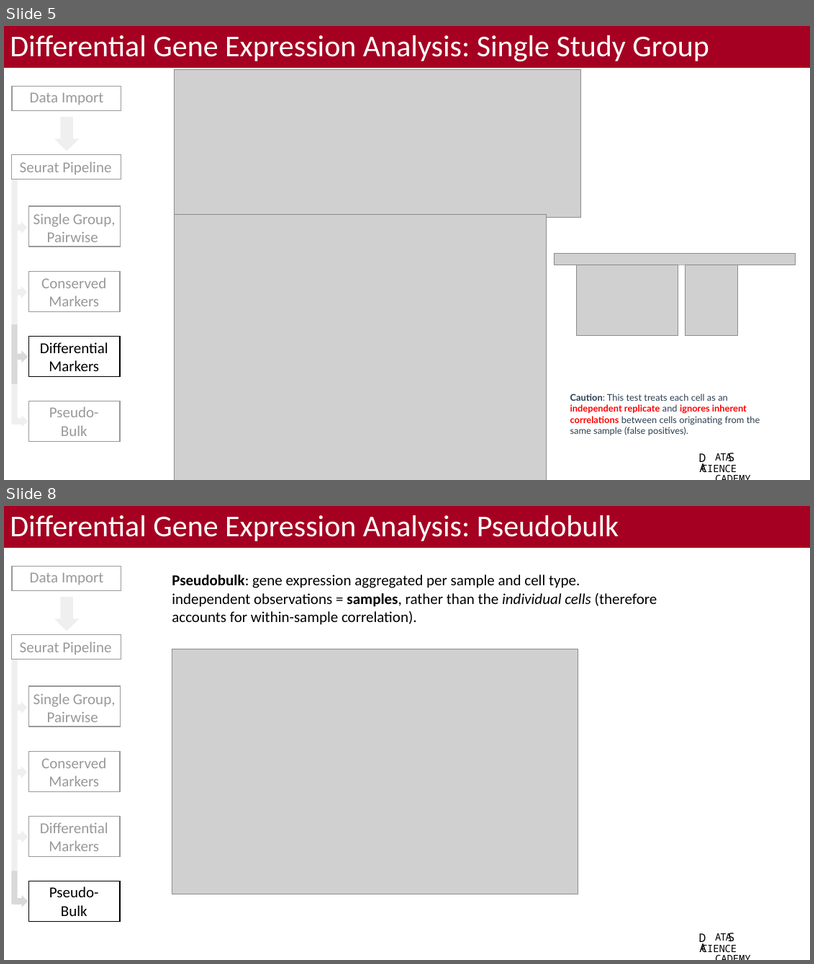
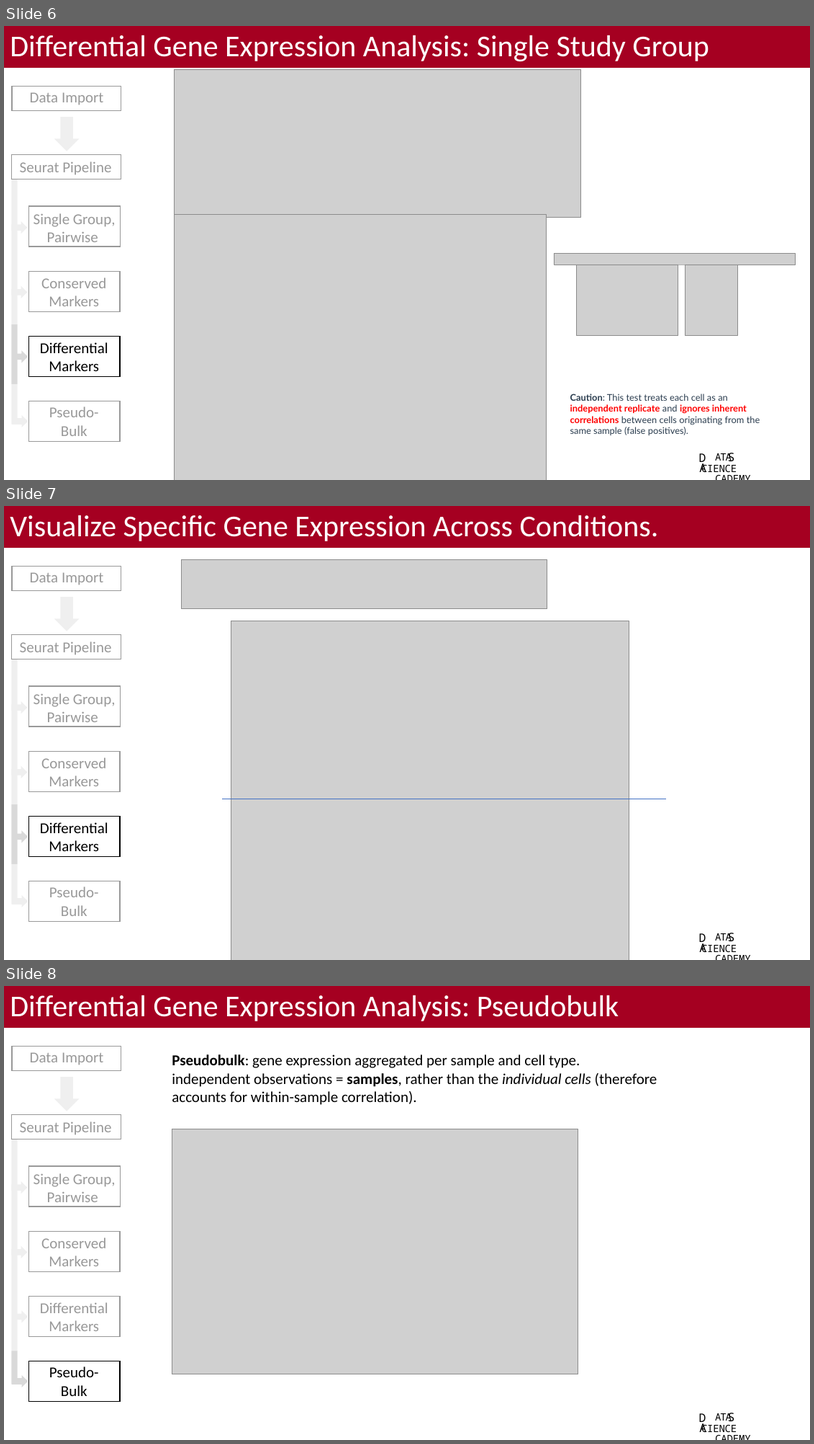
Before and after one commit to bacorli2/scrna_workshop, a slide deck: M5_Seurat_DGE_and_Exploratory/M5_Seurat_DGE_Exploratory.pptx. Shown one above the other, each under a label of ours: slides 5 and 8 before the commit, slides 6, 7 and 8 after it; the slides between them are not shown. The pictures are 814x964 and 814x1444 pixels, drawn with LibreOffice and Linux fonts; fonts in the diff are those of the drawing; grey boxes stand for pictures; background and template pictures are left out. Boxes give left, top, right and bottom in pixels: in the first picture for what was removed or moved away, otherwise in the second. Text is boxed around its words. In the diff, an @@ line names an element or a change of style, - is before the commit and + after.

```diff
--- a/M5_Seurat_DGE_and_Exploratory/M5_Seurat_DGE_Exploratory.pptx
+++ b/M5_Seurat_DGE_and_Exploratory/M5_Seurat_DGE_Exploratory.pptx
@@ slide 7 added at [4, 506, 810, 960], background #FFFFFF; not listed: 22 template elements that a slide beside it also shows @@
@@ title added at [4, 506, 810, 548], fill #A50021, 36 pt, text #FFFFFF @@
+Visualize Specific Gene Expression Across Conditions.
@@ rectangle added at [4, 557, 129, 804], fill #FFFFFF at 60% opacity @@
@@ picture added at [181, 560, 548, 609] @@
@@ picture added at [232, 621, 630, 960] @@
@@ line added from (222, 799) to (666, 799), #4472C4 0.5 pt @@
@@ rectangle added at [6, 864, 131, 960], fill #FFFFFF at 60% opacity @@
@@ what was slide 5 is now slide 6 @@
```
Also in this commit, not shown: 1 other slide added, 1 slide removed, 4 other files.
